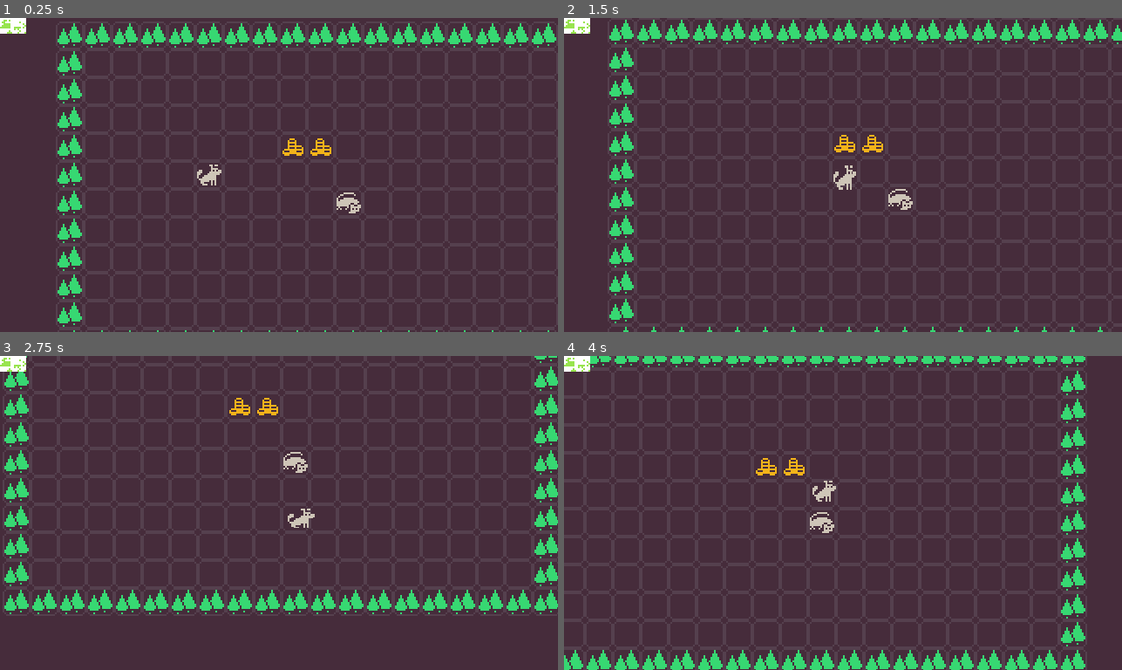
Above: before the commit, frames 1-4 (two rows, left to right).
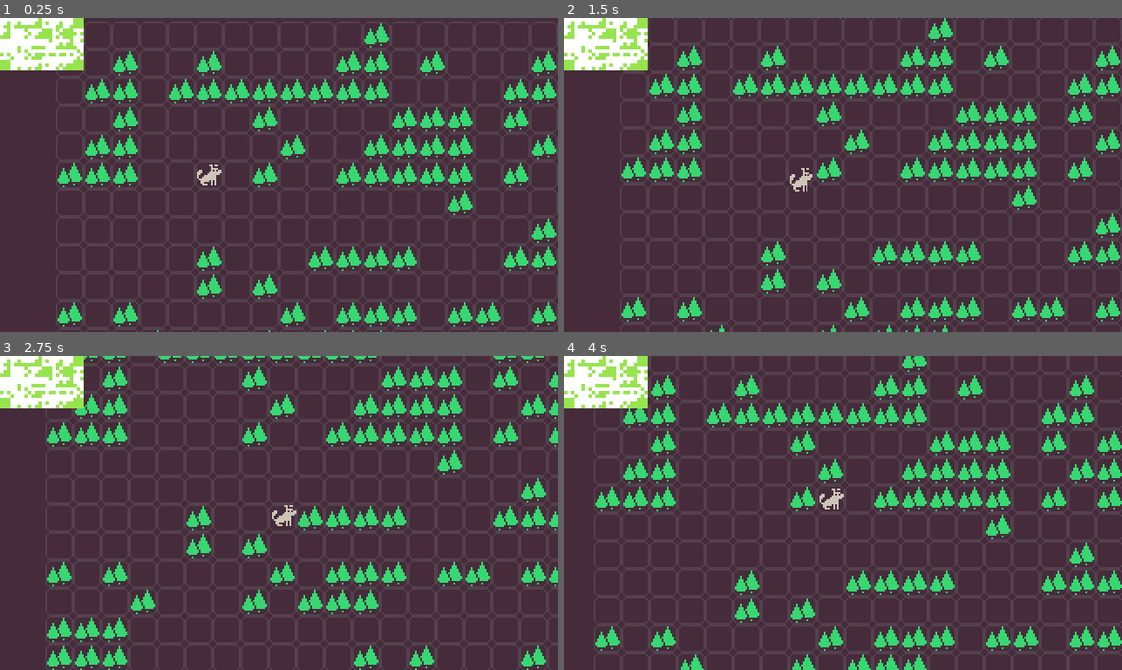
Above: after the commit, the same moments.

Repository: keipaglows/grid-based-prototype
Game: Godot game, scene res://Game.tscn
Two runs of this game, one before a commit and one after it. Both use one fixed random seed, a clock stepped at 60 frames per second and the inputs below.
Inputs:
- Up to frame 1 (0.25 s): no input
- Up to frame 2 (1.5 s): tap Enter at 0.5 s; hold Right (ui_right) 0.53-1.28 s; hold Down (ui_down) from 1.28 s (still down)
- Up to frame 3 (2.75 s): release Down (ui_down) at 2.03 s; hold Right (ui_right) from 2.03 s (still down)
- Up to frame 4 (4 s): release Right (ui_right) at 2.78 s; hold Up (ui_up) 2.78-3.53 s; hold Left (ui_left) from 3.53 s (still down)

The runs differ from the first frame. In frame 1, 15% of the frame differs, in the area x 0-100%, y 0-100%; in frame 2, 16%; in frame 3, 16%; in frame 4, 18%.

Commit message:
RGBG-16 | Generating world based on GAME_MAP_SECTIONS randomized data

Diff:
--- a/Game.tscn
+++ b/Game.tscn
@@ -8,6 +8,10 @@
 [ext_resource path="res://grid/grid_lines.gd" type="Script" id=8]
 
 [node name="Game" type="Node"]
+
+[node name="GUI Layer" type="CanvasLayer" parent="."]
+
+[node name="MapGenerator" parent="GUI Layer" instance=ExtResource( 5 )]
 
 [node name="Grid" type="TileMap" parent="."]
 tile_set = ExtResource( 2 )
@@ -32,7 +36,3 @@
 format = 1
 script = ExtResource( 8 )
 RENDER_GRID_LINES = true
-
-[node name="GUI Layer" type="CanvasLayer" parent="."]
-
-[node name="MapGenerator" parent="GUI Layer" instance=ExtResource( 5 )]
--- a/autoloads/GameGlobals.gd
+++ b/autoloads/GameGlobals.gd
@@ -3,6 +3,9 @@
 
 const TILE_WIDTH = 16
 const TILE_SIZE = Vector2(TILE_WIDTH, TILE_WIDTH)
+
+const GAME_MAP_SECTIONS_WIDTH = 8
+const GAME_MAP_SECTIONS_HEIGHT = 5
 const SECTION_SIZE = 3
 
 var GAME_MAP_SECTIONS = {}
--- a/grid/grid.gd
+++ b/grid/grid.gd
@@ -3,29 +3,58 @@
 export (int) var WIDTH = 20
 export (int) var HEIGTH = 12
 
+
 enum { EMPTY = -1, ACTOR, OBJECT, OBSTACLE }
+
+const MANUAL_GENERATION = false
+
+const GAME_MAP_SECTIONS_WIDTH = GameGlobals.GAME_MAP_SECTIONS_WIDTH
+const GAME_MAP_SECTIONS_HEIGHT = GameGlobals.GAME_MAP_SECTIONS_HEIGHT
+const SECTION_SIZE = GameGlobals.SECTION_SIZE
+
+const TREE_COLOR = Color(0.6, 0.898039, 0.313726, 1)
 
 
 func _ready():
 	if HIDE_BASE_TILES:
 		self.hide_base_tiles()
 
-	# filling up the GAME_MAP with obstacles
-	for x in range(WIDTH):
-		for y in range(HEIGTH):
-			if (x in [0, WIDTH-1] or y in [0, HEIGTH-1]):
-				var tree_obtascle = Entities.TreeObstacle.new(Vector2(x, y))
+	if MANUAL_GENERATION:
+		# filling up the GAME_MAP with obstacles
+		for x in range(WIDTH):
+			for y in range(HEIGTH):
+				if (x in [0, WIDTH-1] or y in [0, HEIGTH-1]):
+					var tree_obtascle = Entities.TreeObstacle.new(Vector2(x, y))
+					tree_obtascle.add_to_tile_map(self)
+
+		# filling up with objects
+		var money_object = Entities.MoneyObject.new(Vector2(8, 4))
+		money_object.add_to_tile_map(self)
+		var money_object_ = Entities.MoneyObject.new(Vector2(9, 4))
+		money_object_.add_to_tile_map(self)
+		# filling up with NPC
+		var mouse_npc = Entities.MouseNPC.new(Vector2(10, 6), "Some mouse")
+		mouse_npc.add_to_tile_map(self)
+	else:
+		# Populating grid from section data
+		for x in GAME_MAP_SECTIONS_WIDTH:
+			for y in GAME_MAP_SECTIONS_HEIGHT:
+				var section = GameGlobals.GAME_MAP_SECTIONS[Vector2(x, y)]
+
+				section.lock()
+				render_section(section, x, y)
+				section.unlock()
+
+
+func render_section(section: Image, map_section_x: int, map_section_y: int) -> void:
+	for x in SECTION_SIZE:
+		for y in SECTION_SIZE:
+			if section.get_pixel(x, y).is_equal_approx(TREE_COLOR):
+				var section_x = x + (map_section_x * SECTION_SIZE)
+				var section_y = y + (map_section_y * SECTION_SIZE)
+				var tree_obtascle = Entities.TreeObstacle.new(Vector2(section_x, section_y))
+
 				tree_obtascle.add_to_tile_map(self)
-
-	# filling up with objects
-	var money_object = Entities.MoneyObject.new(Vector2(8, 4))
-	money_object.add_to_tile_map(self)
-	var money_object_ = Entities.MoneyObject.new(Vector2(9, 4))
-	money_object_.add_to_tile_map(self)
-
-	# filling up with NPC
-	var mouse_npc = Entities.MouseNPC.new(Vector2(10, 6), "Some mouse")
-	mouse_npc.add_to_tile_map(self)
 
 
 func request_move(pawn, direction):
--- a/grid/grid_lines.gd
+++ b/grid/grid_lines.gd
@@ -1,13 +1,16 @@
 extends TileMap
 export (bool) var RENDER_GRID_LINES = false
 
+
 enum { EMPTY = -1, GRID_LINE }
+
+const GAME_MAP_SECTIONS_WIDTH = GameGlobals.GAME_MAP_SECTIONS_WIDTH
+const GAME_MAP_SECTIONS_HEIGHT = GameGlobals.GAME_MAP_SECTIONS_HEIGHT
+const SECTION_SIZE = GameGlobals.SECTION_SIZE
 
 
 func _ready():
 	if RENDER_GRID_LINES:
-		var main_grid = get_node("/root/Game/Grid")
-
-		for x in range(main_grid.WIDTH):
-			for y in range(main_grid.HEIGTH):
+		for x in range(GAME_MAP_SECTIONS_WIDTH * SECTION_SIZE):
+			for y in range(GAME_MAP_SECTIONS_HEIGHT * SECTION_SIZE):
 				set_cell(x, y, GRID_LINE)
--- a/map_generator/map_generator.gd
+++ b/map_generator/map_generator.gd
@@ -5,8 +5,8 @@
 var tile_sections
 var mini_map_texture
 
-const GAME_MAP_SECTIONS_WIDTH = 5
-const GAME_MAP_SECTIONS_HEIGHT = 3
+const GAME_MAP_SECTIONS_WIDTH = GameGlobals.GAME_MAP_SECTIONS_WIDTH
+const GAME_MAP_SECTIONS_HEIGHT = GameGlobals.GAME_MAP_SECTIONS_HEIGHT
 const SECTION_SIZE = GameGlobals.SECTION_SIZE
 
 var RNG = RandomNumberGenerator.new()
@@ -50,6 +50,12 @@
 							   Vector2(X * SECTION_SIZE, Y * SECTION_SIZE))
 			GameGlobals.GAME_MAP_SECTIONS[Vector2(X, Y)] = section
 
+	# scailing up resulted mini_map to better see it on screen
+	mini_map.resize(
+		GAME_MAP_SECTIONS_WIDTH * SECTION_SIZE * 2,
+		GAME_MAP_SECTIONS_HEIGHT * SECTION_SIZE * 2,
+		0
+	)
 	# creating from image without any default flags
 	mini_map_texture.create_from_image(mini_map, 0)
 	texture = mini_map_texture
@@ -59,12 +65,9 @@
 	var start_x = x * SECTION_SIZE
 	var start_y = y * SECTION_SIZE
 
-	var section = tile_sections.get_rect(
+	return tile_sections.get_rect(
 		Rect2(start_x, start_y, SECTION_SIZE, SECTION_SIZE)
 	)
-#	section.resize(9, 9, Image.INTERPOLATE_NEAREST)
-
-	return section
 
 
 func get_side_colors(section: Image, side):
